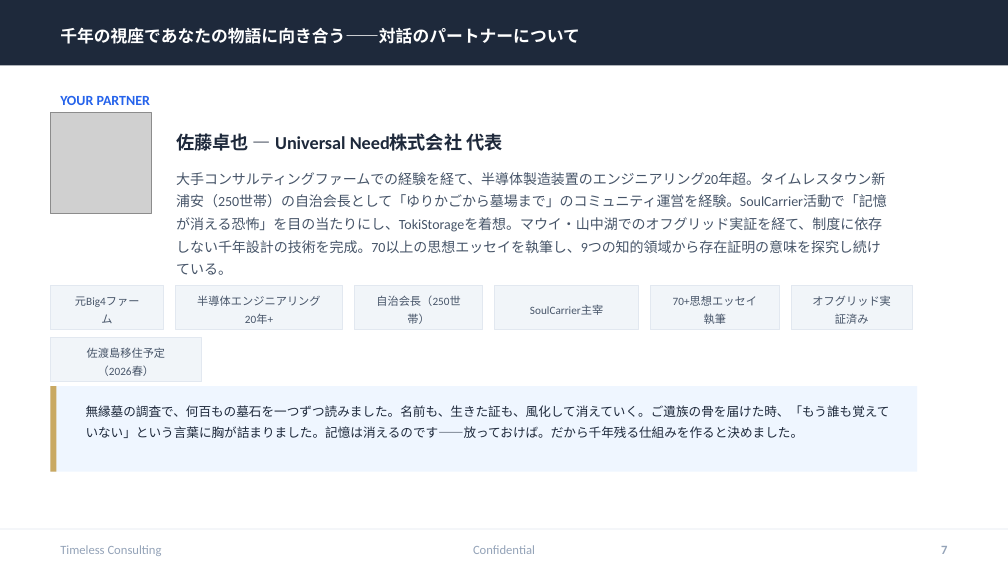
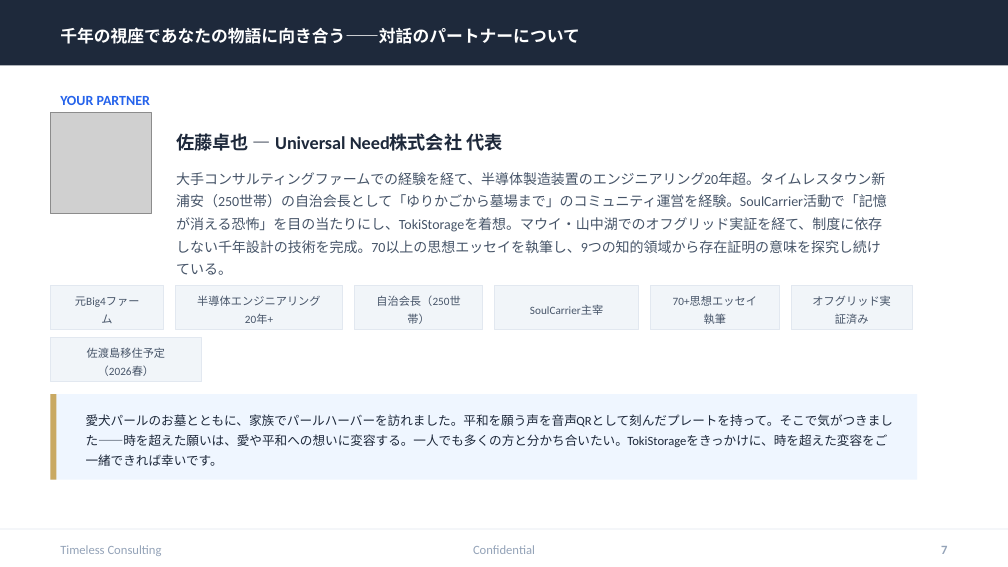
Before and after one commit to timeless-residents/pearlmemorial, a slide deck: slide 7 of toki/tokistorage-client-deck.pptx. Drawn at 1008x567 pixels with LibreOffice and Linux fonts; fonts in the diff are those of the drawing; grey boxes stand for pictures. Boxes give left, top, right and bottom in pixels: in the first picture for what was removed or moved away, otherwise in the second. Text is boxed around its words. In the diff, an @@ line names an element or a change of style, - is before the commit and + after.

```diff
--- a/toki/tokistorage-client-deck.pptx
+++ b/toki/tokistorage-client-deck.pptx
@@ rectangle: place and size @@
-rectangle at <box>50,386,917,472</box>
+rectangle at <box>50,394,917,480</box>
@@ rectangle: place and size @@
-rectangle at <box>50,386,56,472</box>
+rectangle at <box>50,394,56,480</box>
@@ text at <box>86,414,894,466</box>: text changed @@
-無縁墓の調査で、何百もの墓石を一つずつ読みました。名前も、生きた証も、風化して消えていく。ご遺族の骨を届けた時、「もう誰も覚えていない」という言葉に胸が詰まりました。記憶は消えるのです——放っておけば。だから千年残る仕組みを作ると決めました。
+愛犬パールのお墓とともに、家族でパールハーバーを訪れました。平和を願う声を音声QRとして刻んだプレートを持って。そこで気がつきました——時を超えた願いは、愛や平和への想いに変容する。一人でも多くの方と分かち合いたい。TokiStorageをきっかけに、時を超えた変容をご一緒できれば幸いです。
```
Also in this commit, not shown: 4 other files.
